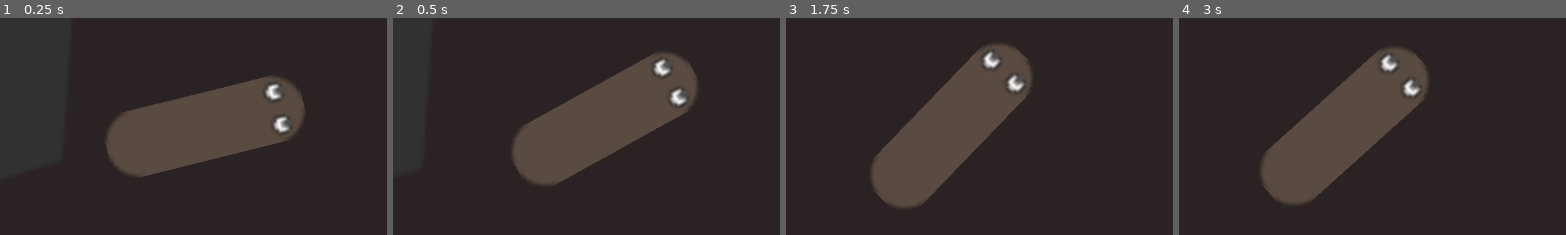
Above: before the commit, frames 1-4 (left to right).
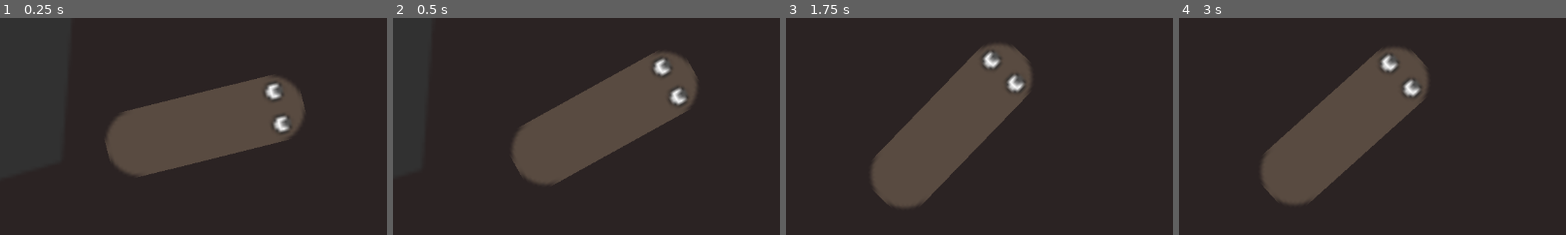
Above: after the commit, the same moments.

Repository: squirrelsoftcompany/LD56
Game: Godot game, scene res://Scenes/Main.tscn
Two runs of this game, one before a commit and one after it. Both use one fixed random seed, a clock stepped at 60 frames per second and the inputs below.
Inputs (mouse positions are % of the whole screen's width and height, from its top left):
- Up to frame 1 (0.25 s): no input
- Up to frame 2 (0.5 s): no input
- Up to frame 3 (1.75 s): tap Enter (ui_accept) at 0.5, 0.77, 1.52 s; move the mouse to (72, 45) at 0.52 s; hold D 0.53-1.28 s; hold F 0.53-1.28 s; click (72, 45) at 0.67 s; move the mouse to (30, 55) at 1.27 s; hold S from 1.28 s (still down); tap Space at 1.35 s
- Up to frame 4 (3 s): move the mouse to (60, 28) at 2.02 s; release S at 2.03 s; hold D 2.03-2.78 s; hold F 2.03-2.78 s; move the mouse to (45, 70) at 2.77 s; hold W from 2.78 s (still down); tap Space at 2.85 s; click (45, 70) at 2.92 s
The pictures show only the part of the screen within x 29-79%, y 24-74%; the shares and areas given below are measured in that part.

The runs differ from the first frame. In frame 1, 0.2% of the frame differs, in the area x 32-74%, y 26-74%; in frame 2, 0.4%, in the area x 33-78%, y 15-77%; in frame 3, less than 0.1%; in frame 4, less than 0.1%.

Commit message:
script in wrong folder

Diff:
--- a/Scenes/Main.tscn
+++ b/Scenes/Main.tscn
@@ -7,7 +7,7 @@
 [ext_resource type="Texture2D" uid="uid://b5ihv4owe5wxt" path="res://Sprites/Placeholder/sprite_stone4.png" id="6_frmpu"]
 [ext_resource type="Texture2D" uid="uid://o7e7xpduj12b" path="res://Sprites/Placeholder/sprite_food.png" id="6_u1xpb"]
 [ext_resource type="Texture2D" uid="uid://bwuqet6a2a0oh" path="res://Sprites/Placeholder/sprite_exterieur.png" id="7_mqaw2"]
-[ext_resource type="Script" path="res://Scenes/worm_head.gd" id="8_1uaqr"]
+[ext_resource type="Script" path="res://Scripts/worm_head.gd" id="8_1uaqr"]
 [ext_resource type="Texture2D" uid="uid://djbdij674qcyw" path="res://Sprites/Placeholder/sprite_worm_head.png" id="8_a8gyp"]
 [ext_resource type="Script" path="res://addons/phantom_camera/scripts/phantom_camera_host/phantom_camera_host.gd" id="9_uljwb"]
 [ext_resource type="Script" path="res://addons/phantom_camera/scripts/phantom_camera/phantom_camera_2d.gd" id="10_8ouvx"]
--- a/Scenes/worm_head.gd
+++ b/Scripts/worm_head.gd
@@ -21,5 +21,6 @@
 	var rotation_scale : float = sinus if cosinus >= 0.0 else sign(sinus)
 	rotation += delta * rotation_scale * deg_to_rad(max_rotation_speed_in_degrees)
 	# compute velocity
-	velocity = forward * max_forward_speed
+	var neo_forward := Vector2(cos(rotation), sin(rotation))
+	velocity = neo_forward * max_forward_speed
 	move_and_slide()
